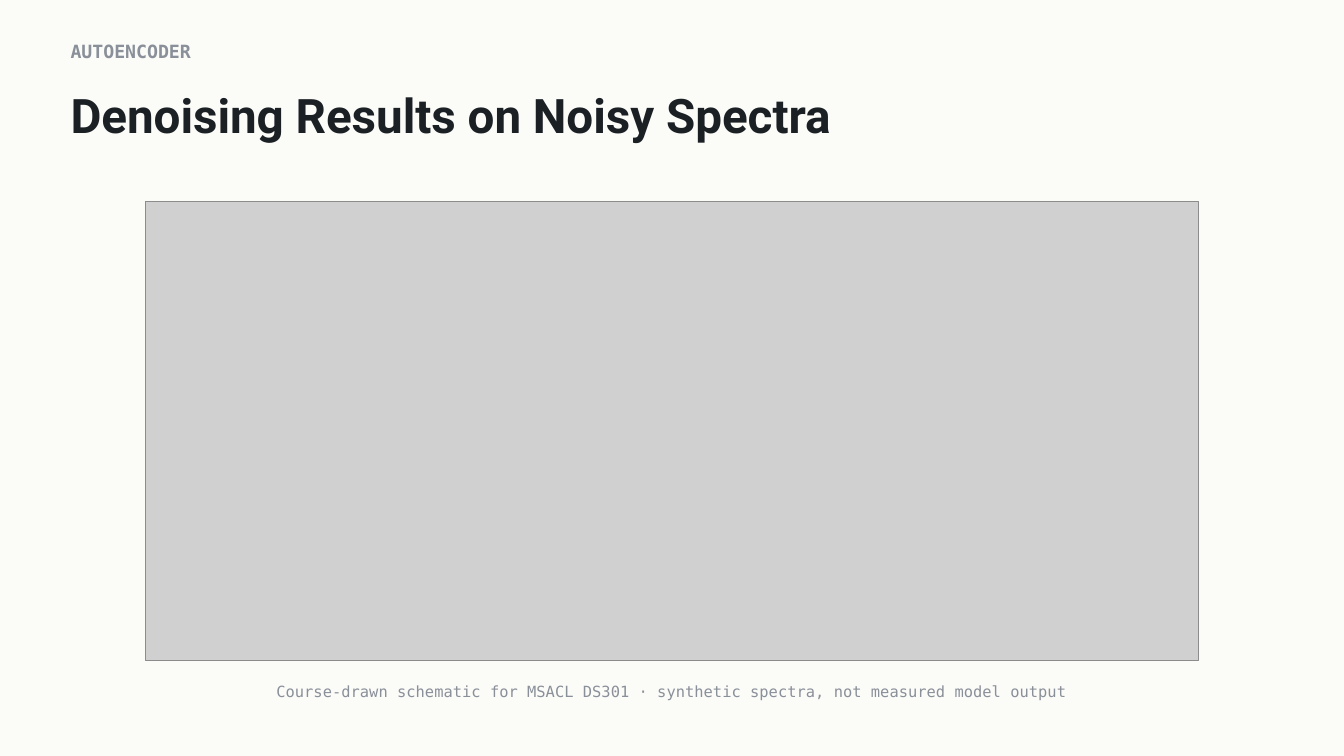
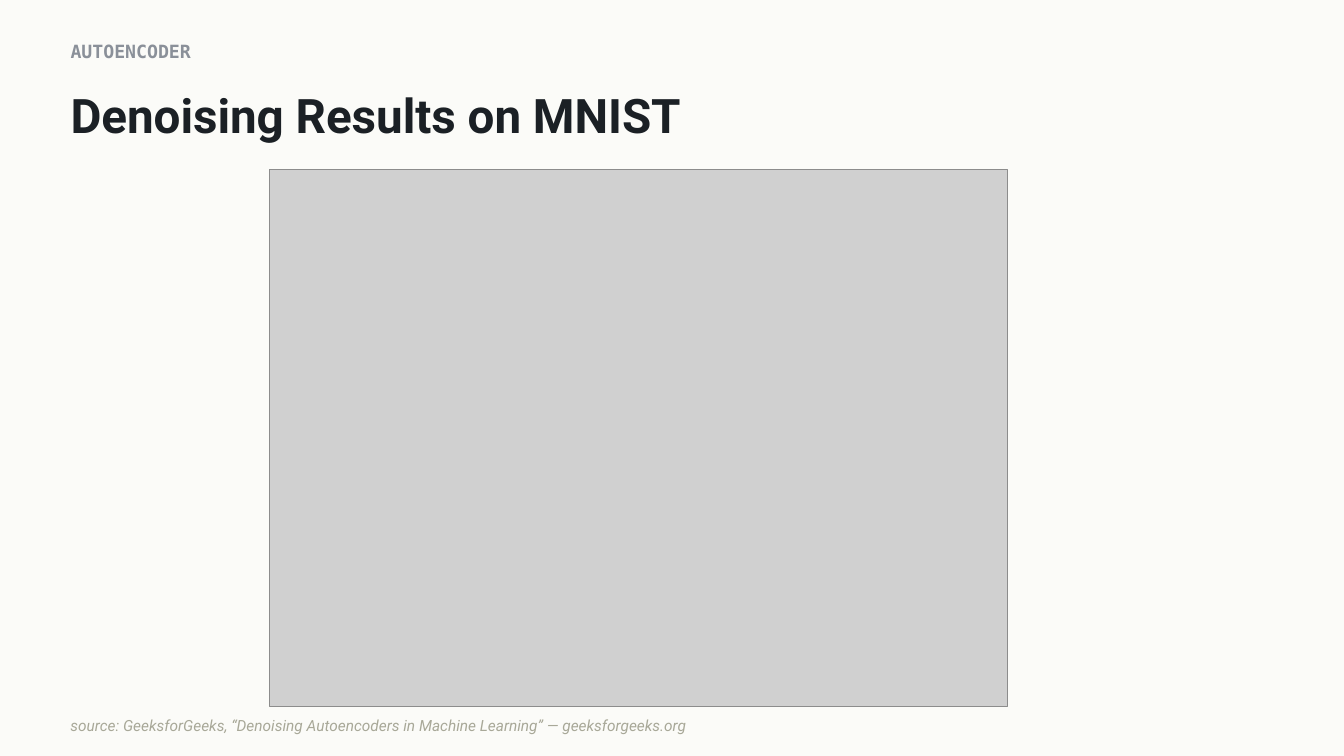
Before and after one commit to indigobio/msacl_dl_course, a slide deck: slide 6 of slides/pptx/lecture11_unsupervised.pptx. Drawn at 1344x756 pixels with LibreOffice and Linux fonts; fonts in the diff are those of the drawing; grey boxes stand for pictures. Boxes give left, top, right and bottom in pixels: in the first picture for what was removed or moved away, otherwise in the second. Text is boxed around its words. In the diff, an @@ line names an element or a change of style, - is before the commit and + after.

Commit message:
no-mistakes(review): restore borrowed slide images, fix credits, drop dead figures

```diff
--- a/slides/pptx/lecture11_unsupervised.pptx
+++ b/slides/pptx/lecture11_unsupervised.pptx
@@ title at (71,97,681,143): text changed @@
-Denoising Results on Noisy Spectra
+Denoising Results on MNIST
@@ picture: place and size @@
-picture at (146,202,1199,660)
+picture at (270,170,1008,707)
@@ text at (70,719,686,734): text changed; font DejaVu Sans Mono to Roboto; text colour #8A9099 to #A8A898; italic on @@
-Course-drawn schematic for MSACL DS301 · synthetic spectra, not measured model output
+source: GeeksforGeeks, “Denoising Autoencoders in Machine Learning” — geeksforgeeks.org
```
Also in this commit, not shown: 1 other slide changed, 7 other files.
